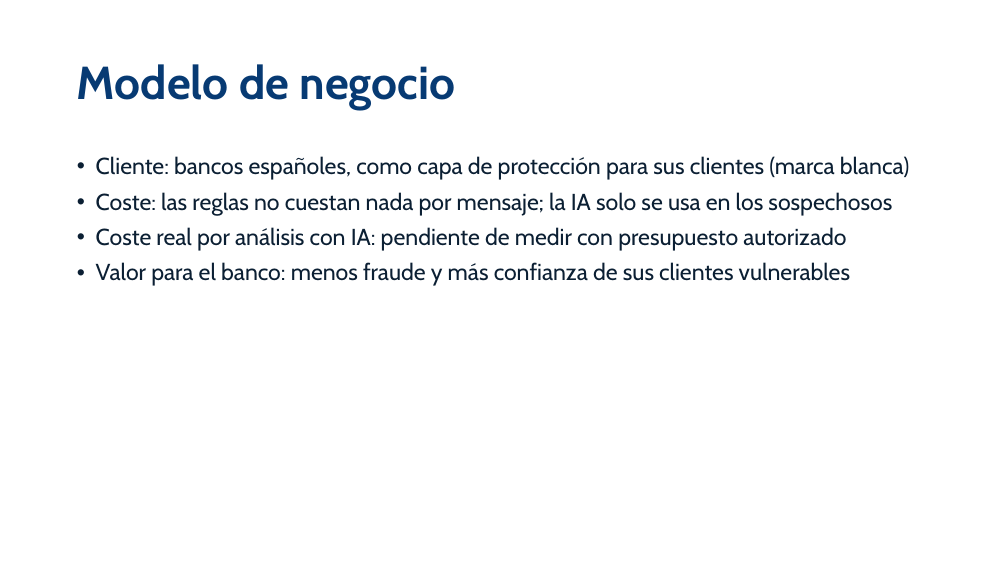
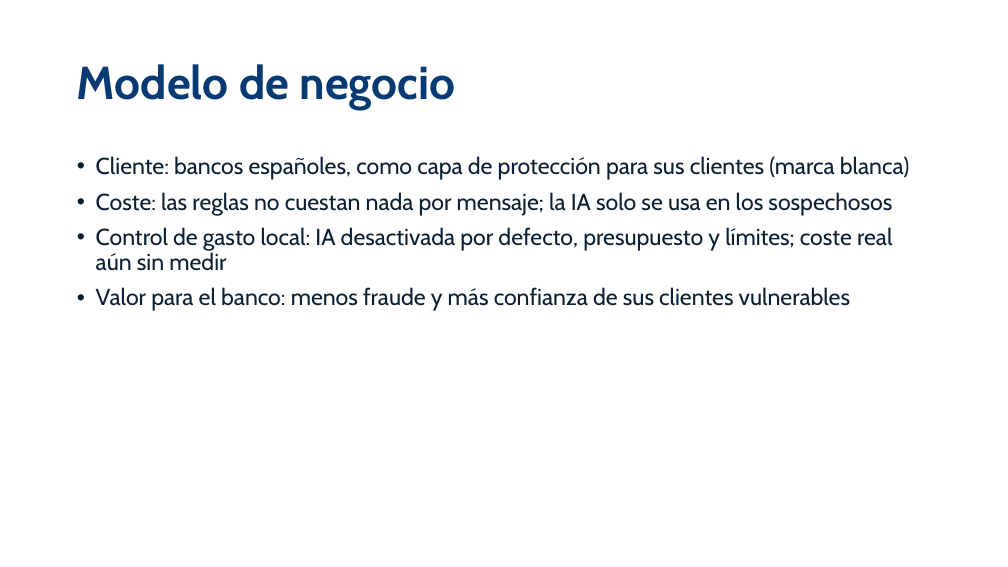
Before and after one commit to diegoalmajano/hackaton-finance-antifraude, a slide deck: slide 9 of docs/entrega/Presentacion_Asistente_Antifraude.pptx. Drawn at 1008x567 pixels with LibreOffice and Linux fonts; fonts in the diff are those of the drawing. Boxes give left, top, right and bottom in pixels: in the first picture for what was removed or moved away, otherwise in the second. Text is boxed around its words. In the diff, an @@ line names an element or a change of style, - is before the commit and + after.

```diff
--- a/docs/entrega/Presentacion_Asistente_Antifraude.pptx
+++ b/docs/entrega/Presentacion_Asistente_Antifraude.pptx
@@ text at (96,227,892,271): text changed @@
-• Coste real por análisis con IA: pendiente de medir con presupuesto autorizado
+• Control de gasto local: IA desactivada por defecto, presupuesto y límites; coste real aún sin medir
```
Also in this commit, not shown: 2 other slides changed, 15 other files.
